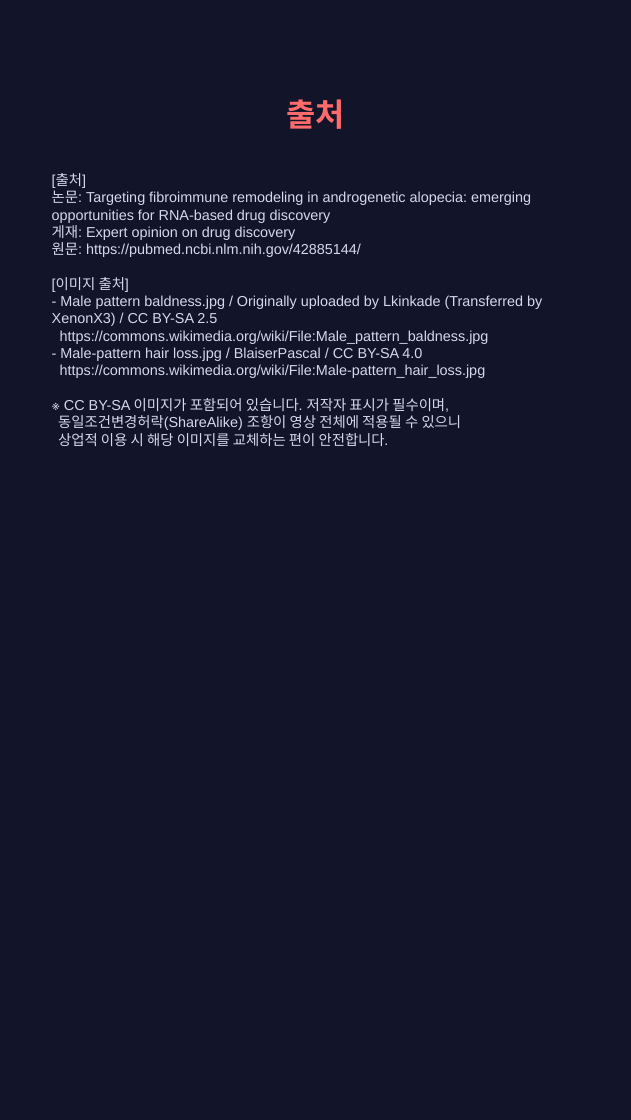
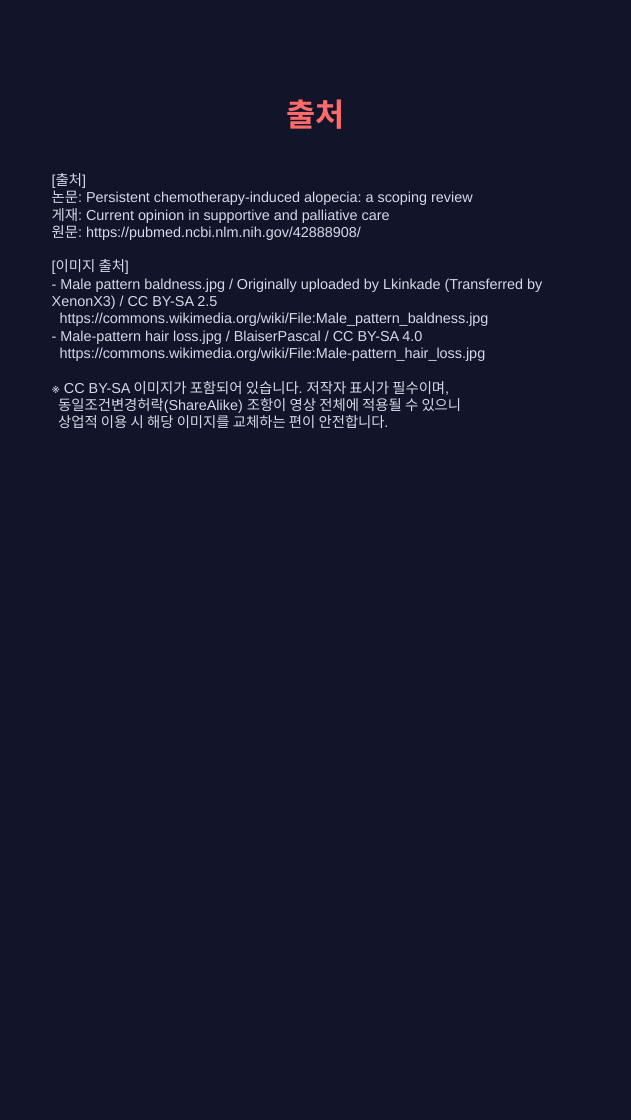
Before and after one commit to hyokang2010-BJ-ANTH/product-builder-test, a slide deck: slide 8 of pwa/data/latest/slides.pptx (slide 9 before the commit). Drawn at 631x1120 pixels with LibreOffice and Linux fonts; fonts in the diff are those of the drawing. Boxes give left, top, right and bottom in pixels: in the first picture for what was removed or moved away, otherwise in the second. Text is boxed around its words. In the diff, an @@ line names an element or a change of style, - is before the commit and + after.

```diff
--- a/pwa/data/latest/slides.pptx
+++ b/pwa/data/latest/slides.pptx
@@ text at (52,173,542,428): text changed @@
-[출처]
-논문: Targeting fibroimmune remodeling in androgenetic alopecia: emerging opportunities for RNA-based drug discovery
-게재: Expert opinion on drug discovery
-원문: https://pubmed.ncbi.nlm.nih.gov/42885144/
-[이미지 출처]
-- Male pattern baldness.jpg / Originally uploaded by Lkinkade (Transferred by XenonX3) / CC BY-SA 2.5
-https://commons.wikimedia.org/wiki/File:Male_pattern_baldness.jpg
-- Male-pattern hair loss.jpg / BlaiserPascal / CC BY-SA 4.0
-https://commons.wikimedia.org/wiki/File:Male-pattern_hair_loss.jpg
-※ CC BY-SA 이미지가 포함되어 있습니다. 저작자 표시가 필수이며,
-동일조건변경허락(ShareAlike) 조항이 영상 전체에 적용될 수 있으니
-상업적 이용 시 해당 이미지를 교체하는 편이 안전합니다.
+[출처]
+논문: Persistent chemotherapy-induced alopecia: a scoping review
+게재: Current opinion in supportive and palliative care
+원문: https://pubmed.ncbi.nlm.nih.gov/42888908/
+[이미지 출처]
+- Male pattern baldness.jpg / Originally uploaded by Lkinkade (Transferred by XenonX3) / CC BY-SA 2.5
+https://commons.wikimedia.org/wiki/File:Male_pattern_baldness.jpg
+- Male-pattern hair loss.jpg / BlaiserPascal / CC BY-SA 4.0
+https://commons.wikimedia.org/wiki/File:Male-pattern_hair_loss.jpg
+※ CC BY-SA 이미지가 포함되어 있습니다. 저작자 표시가 필수이며,
+동일조건변경허락(ShareAlike) 조항이 영상 전체에 적용될 수 있으니
+상업적 이용 시 해당 이미지를 교체하는 편이 안전합니다.
```
Also in this commit, not shown: 1 other slide changed, 4 slides added, 5 slides removed, 26 other files.
